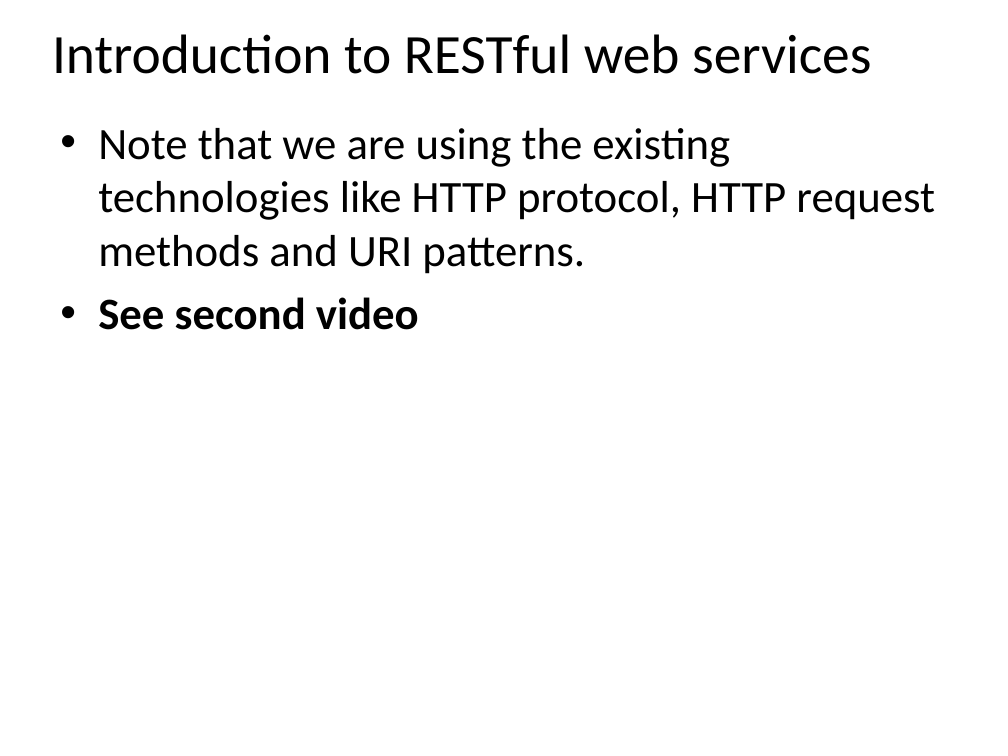
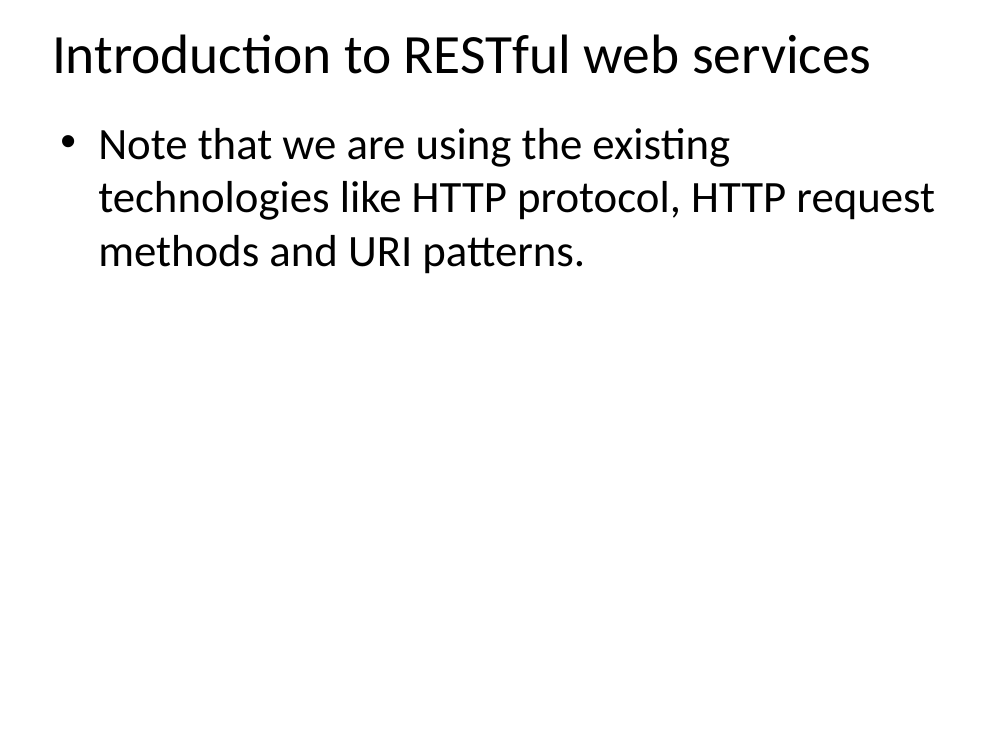
Before and after one commit to email2dorababu/SCALA_Reading, a slide deck: slide 5 of REST/REST_part1.pptx. Drawn at 1008x756 pixels with LibreOffice and Linux fonts; fonts in the diff are those of the drawing. Boxes give left, top, right and bottom in pixels: in the first picture for what was removed or moved away, otherwise in the second. Text is boxed around its words. In the diff, an @@ line names an element or a change of style, - is before the commit and + after.

```diff
--- a/REST/REST_part1.pptx
+++ b/REST/REST_part1.pptx
@@ text at [98,297,419,330]: paragraph removed @@
-• See second video
```
Also in this commit, not shown: 2 other slides changed, 6 slides added, 34 other files.
